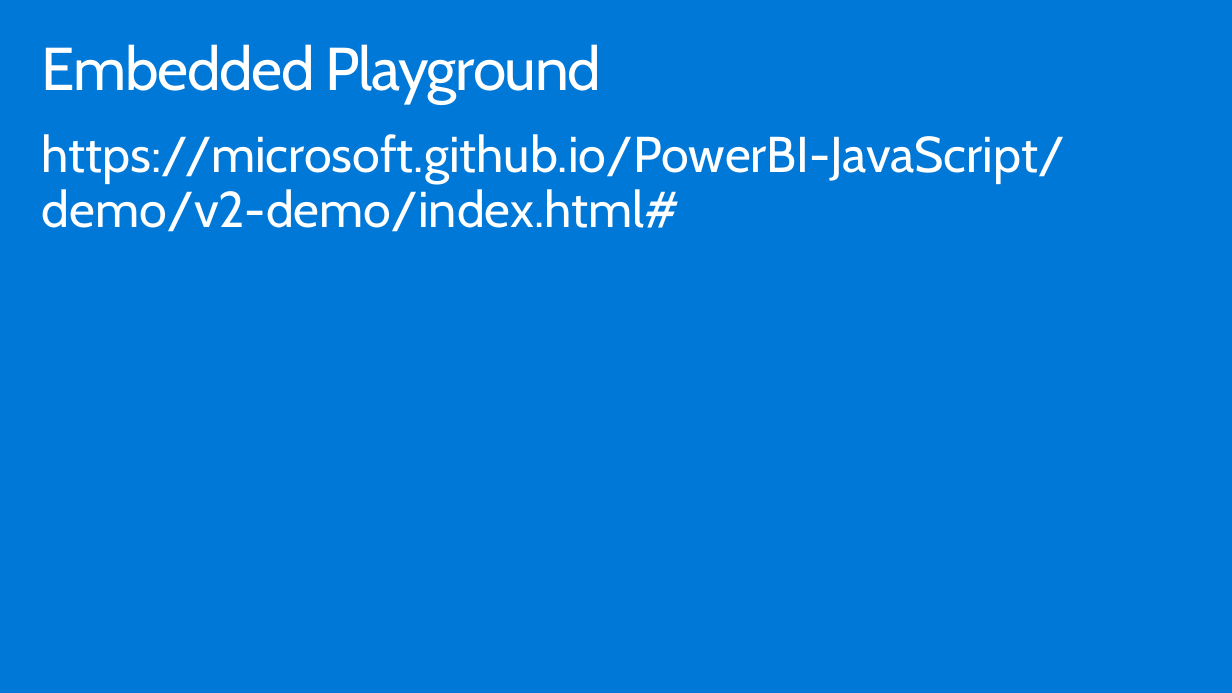
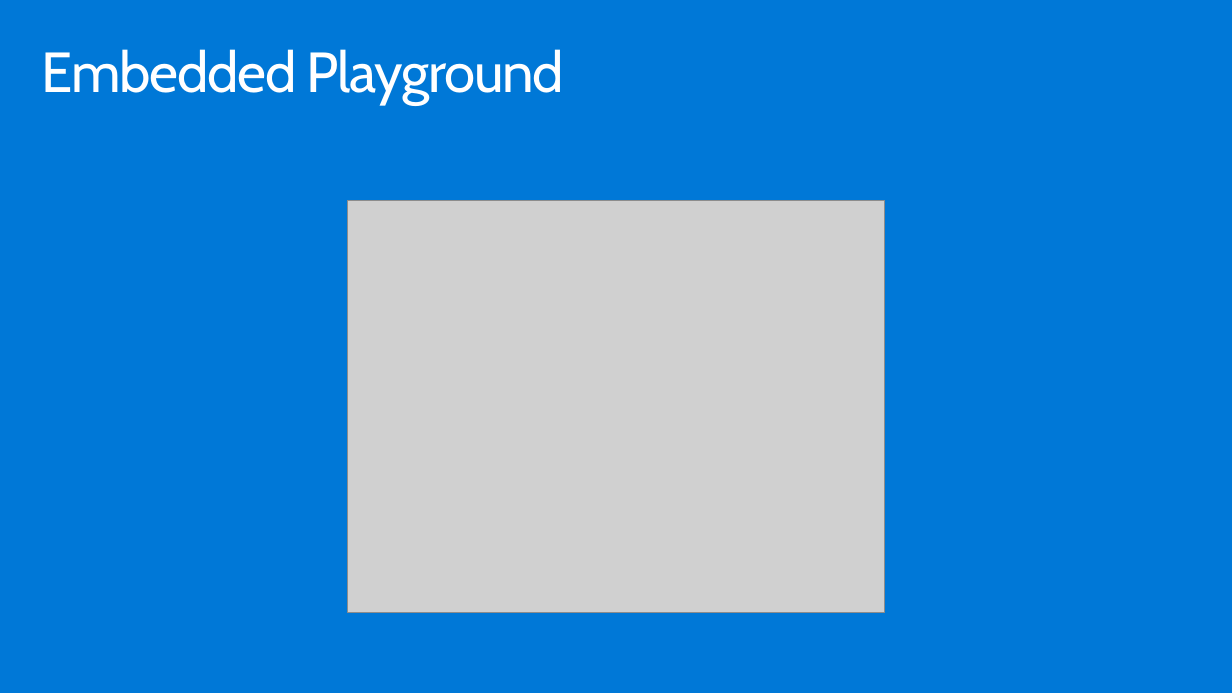
Before and after one commit to hnc198/AzurePowerBI, a slide deck: slide 5 of 4. Hands-on Modules/Embedding/8. Resources.pptx (slide 6 before the commit). Drawn at 1232x693 pixels with LibreOffice and Linux fonts; fonts in the diff are those of the drawing; grey boxes stand for pictures. Boxes give left, top, right and bottom in pixels: in the first picture for what was removed or moved away, otherwise in the second. Text is boxed around its words. In the diff, an @@ line names an element or a change of style, - is before the commit and + after.

```diff
--- a/4. Hands-on Modules/Embedding/8. Resources.pptx
+++ b/4. Hands-on Modules/Embedding/8. Resources.pptx
@@ title "Embedded Playground" at [42, 49, 564, 105]: size 47 to 44 pt; vertical alignment top to middle @@
@@ text removed at [42, 134, 1065, 232] @@
-https://microsoft.github.io/PowerBI-JavaScript/demo/v2-demo/index.html#
@@ picture added at [348, 201, 884, 613] @@
```
Also in this commit, not shown: 3 other slides changed, 3 slides added, 2 slides removed, 4 other files.
